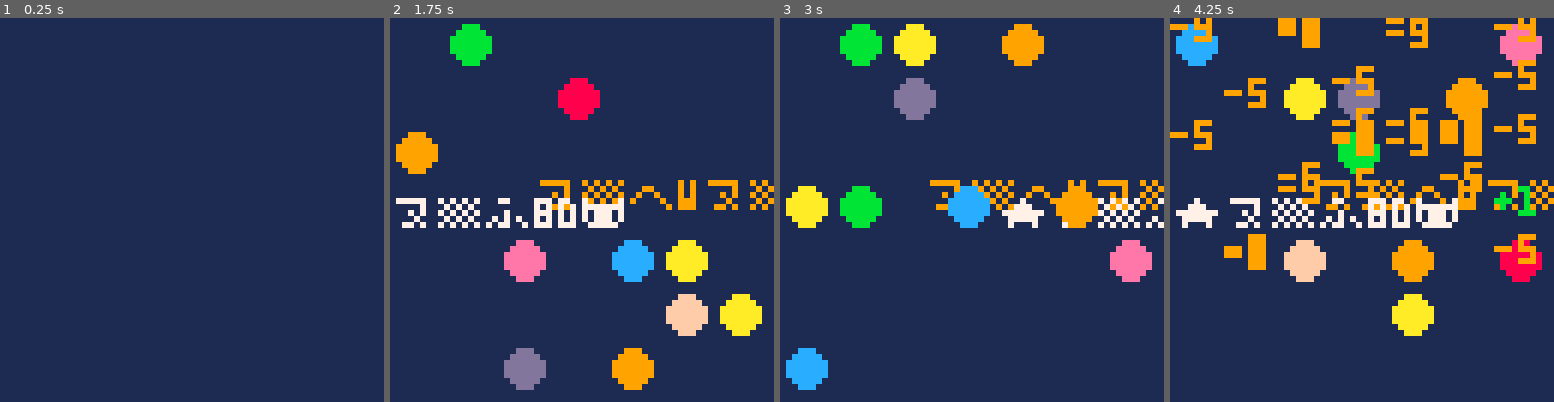
Above: before the commit, frames 1-4 (left to right).
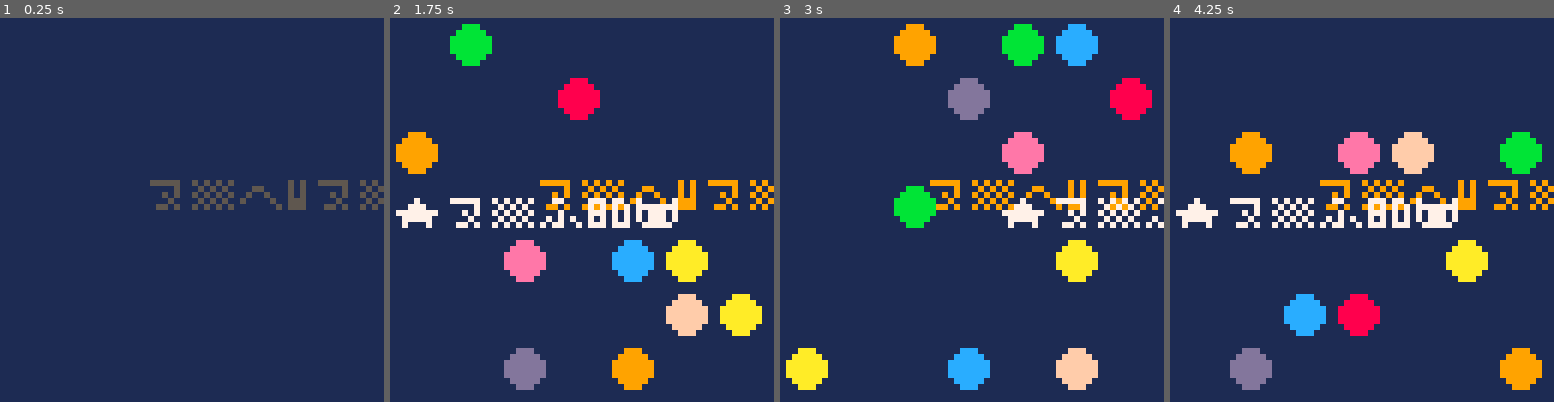
Above: after the commit, the same moments.

Repository: pancelor/bubble-cat
Game: PICO-8 cartridge min.p8
Same seed, same stepped clock (60 frames per second), same inputs: the game is played once before the commit and once after it.
Inputs:
- Up to frame 1 (0.25 s): no input
- Up to frame 2 (1.75 s): tap X (X key) at 0.33, 1.07 s; tap O (Z key) at 0.7, 1.7 s; hold Right from 1.6 s (still down)
- Up to frame 3 (3 s): tap X (X key) at 1.85, 2.97 s; release Right at 2.1 s; tap O (Z key) at 2.1, 2.5, 2.9 s; hold Up 2.15-2.42 s; hold Right from 2.47 s (still down)
- Up to frame 4 (4.25 s): release Right at 3.03 s; hold Left 3.08-3.58 s; tap O (Z key) at 3.3, 3.7, 4.1 s; hold Down 3.63-3.97 s; hold Right from 4.02 s (still down); tap X (X key) at 4.08 s

The runs differ from the first frame. In frame 1, 1.7% of the frame differs, in the area x 39-100%, y 42-50%; in frame 2, 3.0%; in frame 3, 16%; in frame 4, 23%, in the area x 0-97%, y 0-97%.

Commit message:
sfx work; 618

Diff:
--- a/min.lua
+++ b/min.lua
@@ -1,5 +1,5 @@
 poke(13-😐,3)fl={}sc=0sz=0rf=circfill::g::bn,fc=0px=3py=3for j=0,12do
-i=rnd(49)bn+=2poke(bn,i%7,i\7)end::_::b=btnp()q=b>16d=sgn(sz-sc)ox=px?"⁶1⁶c"
+i=rnd(49)bn+=2poke(bn,i%7,i\7)end::_::b=btnp()q=b>16and"⁷fb2"d=sgn(sz-sc)ox=px?"⁶1⁶c"
 if(sz~=sc)sc+=d d+=6
 rf(32,32,64-t(),1)oy=py?"⁶w⁶t"..sc,24,27,4+d
 if(b>0)fn=b*.5938&.75
@@ -8,13 +8,14 @@
 ty=abs(px-3)>3or abs(py-3)>3?"★⁵8d🐱",px*9+1,py*9+3,7
 for i=bn,2,-2do
 d=q and"-5"v=@(i+1)*9u=@i*9rf(u+4,v+4,3,i/2|8)
-if(py==v\9and @i==px)ty=1poke2(i,%bn)bn-=2d="+1"?"⁷i6v1d1"
-if(bn<1)q=1d="+10"?"⁷ceg4⁶4"
+if(py==v\9and @i==px)ty=1poke2(i,%bn)bn-=2d="+1"?"⁷d"
+if(bn<1)d="+10"q="⁷cg"
 if(d)add(fl,{d,u,v,d*11})sz+=d
 end
 if(ty)px,py,fc=ox,oy
 for f in all(fl)do
 f[3]-=1?unpack(f)
 end
+if(q)?q
 if(q)goto g
 if(t()<64)goto _
Not shown, changed: notes.txt
